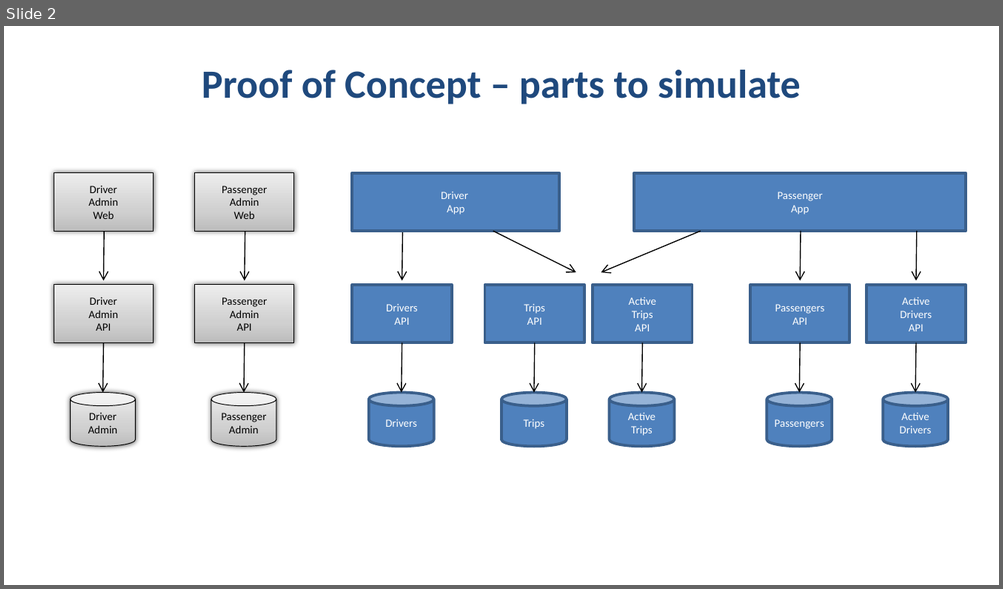
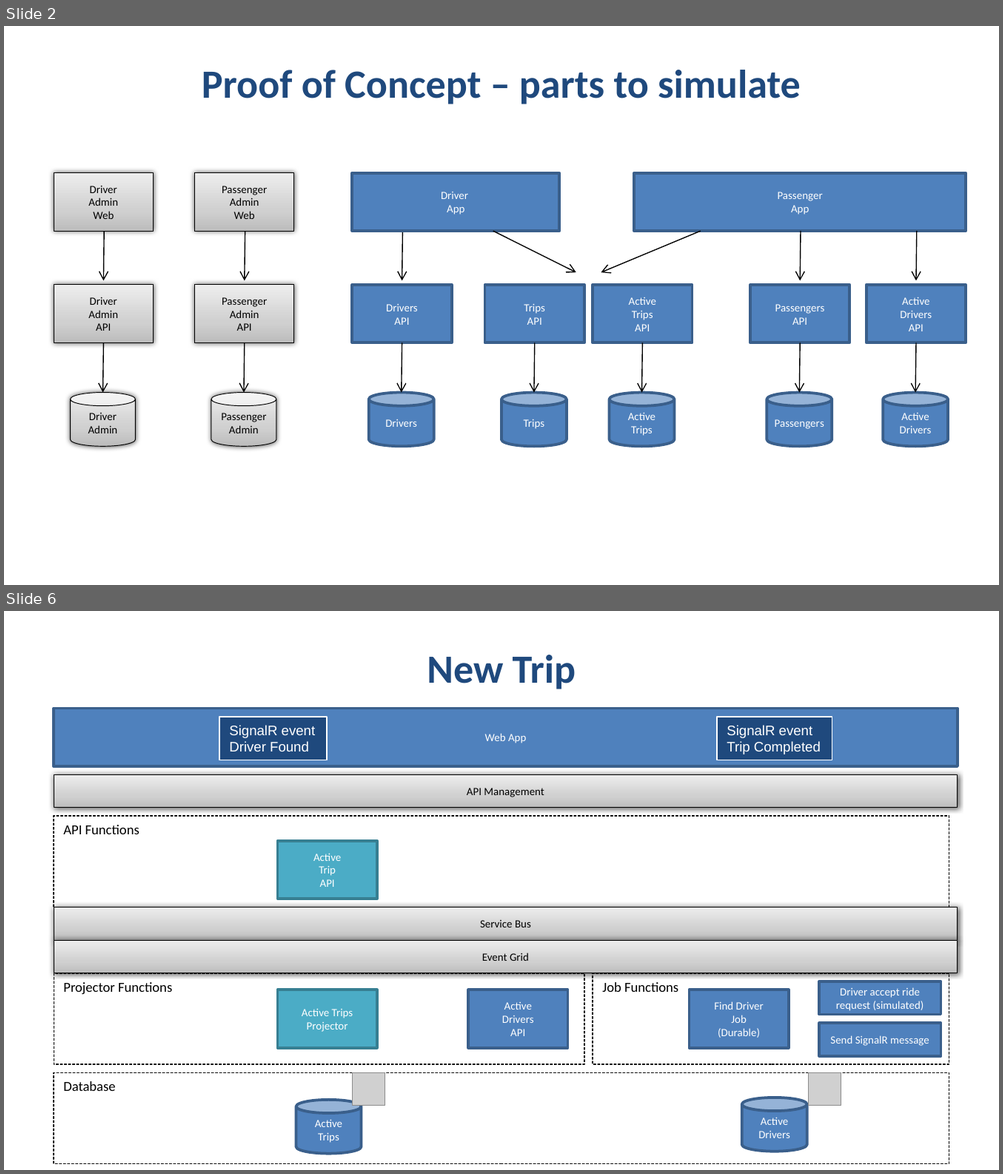
Before and after one commit to Azure-Samples/Serverless-microservices-reference-architecture, a slide deck: Docs/microservices-refererence-architecture-diagrams.pptx. Shown one above the other, each under a label of ours: slide 2 before the commit, slides 2 and 6 after it; the slides between them are not shown. The pictures are 1003x589 and 1003x1174 pixels, drawn with LibreOffice and Linux fonts; fonts in the diff are those of the drawing; grey boxes stand for pictures. Boxes give left, top, right and bottom in pixels: in the first picture for what was removed or moved away, otherwise in the second. Text is boxed around its words. In the diff, an @@ line names an element or a change of style, - is before the commit and + after.

```diff
--- a/Docs/microservices-refererence-architecture-diagrams.pptx
+++ b/Docs/microservices-refererence-architecture-diagrams.pptx
@@ slide 6 added at [4,611,999,1170], background #FFFFFF @@
@@ title added at [427,655,576,689], 29 pt, text #1F497D, bold @@
+New Trip
@@ rectangle added at [54,709,957,766], fill #4F81BD, outline #3A5F8C 2 pt, 8 pt, text #FFFFFF @@
+Web App
@@ rectangle added at [220,716,327,760], fill #1F497D, outline #FFFFFF 1 pt, 10 pt, text #FFFFFF @@
+SignalR event
+Driver Found
@@ rectangle added at [717,716,833,760], fill #1F497D, outline #FFFFFF 1 pt, 10 pt, text #FFFFFF @@
+SignalR event
+Trip Completed
@@ rectangle added at [54,775,957,808], fill gradient #BDBDBD to #D1D1D1 to #EEEEEE, outline #000000 0.5 pt, 8 pt, text #000000 @@
+API Management
@@ rectangle added at [54,816,949,908], outline #000000 0.75 pt dashed @@
@@ text added at [63,825,139,834], 10 pt, text #000000 @@
+API Functions
@@ rectangle added at [278,840,377,898], fill #4BACC6, outline #377F92 2 pt, 8 pt, text #FFFFFF @@
+Active
+Trip
+API
@@ rectangle added at [54,908,957,940], fill gradient #BDBDBD to #D1D1D1 to #EEEEEE, outline #000000 0.5 pt, 8 pt, text #000000 @@
+Service Bus
@@ rectangle added at [54,940,957,973], fill gradient #BDBDBD to #D1D1D1 to #EEEEEE, outline #000000 0.5 pt, 8 pt, text #000000 @@
+Event Grid
@@ rectangle added at [54,974,584,1065], outline #000000 0.75 pt dashed @@
@@ text added at [63,982,172,994], 10 pt, text #000000 @@
+Projector Functions
@@ rectangle added at [593,974,949,1065], outline #000000 0.75 pt dashed @@
@@ text added at [602,982,678,992], 10 pt, text #000000 @@
+Job Functions
@@ rectangle added at [819,982,940,1015], fill #4F81BD, outline #3A5F8C 2 pt, 8 pt, text #FFFFFF @@
+Driver accept ride request (simulated)
@@ rectangle added at [278,990,377,1048], fill #4BACC6, outline #377F92 2 pt, 8 pt, text #FFFFFF @@
+Active Trips
+Projector
@@ rectangle added at [469,990,568,1048], fill #4F81BD, outline #3A5F8C 2 pt, 8 pt, text #FFFFFF @@
+Active
+Drivers
+API
@@ rectangle added at [689,990,788,1048], fill #4F81BD, outline #3A5F8C 2 pt, 8 pt, text #FFFFFF @@
+Find Driver
+Job
+(Durable)
@@ rectangle added at [819,1024,940,1056], fill #4F81BD, outline #3A5F8C 2 pt, 8 pt, text #FFFFFF @@
+Send SignalR message
@@ rectangle added at [54,1073,949,1165], outline #000000 0.75 pt dashed @@
@@ picture added at [352,1073,385,1106] @@
@@ picture added at [808,1073,840,1106] @@
@@ text added at [63,1082,115,1091], 10 pt, text #000000 @@
+Database
@@ cylinder added at [742,1099,807,1152], fill #4F81BD, outline #3A5F8C 2 pt, 8 pt, text #FFFFFF @@
+Active
+Drivers
@@ cylinder added at [296,1100,361,1154], fill #4F81BD, outline #3A5F8C 2 pt, 8 pt, text #FFFFFF @@
+Active
+Trips
```
Also in this commit, not shown: 4 slides changed, 4 other slides added, 2 other files.
